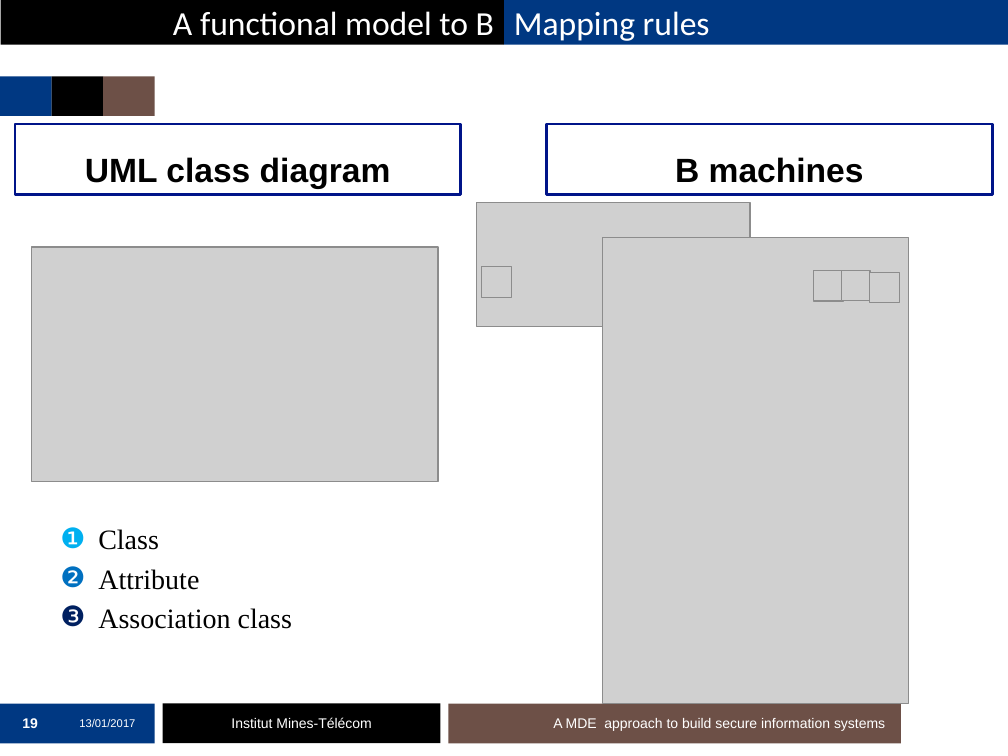
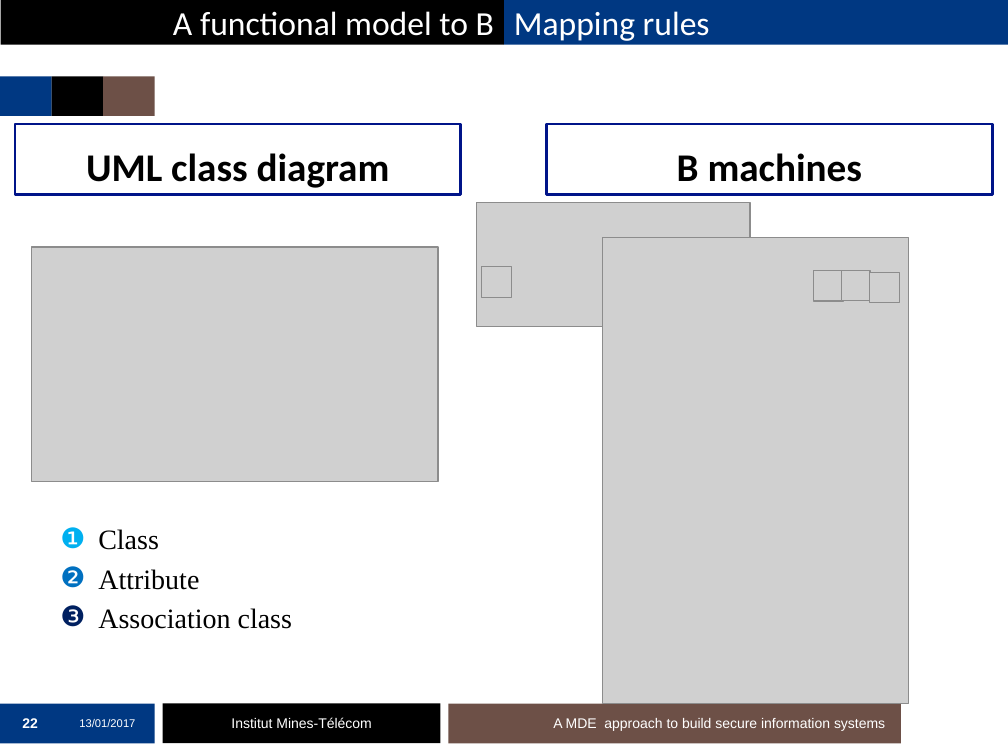
Before and after one commit to mai-ng/phdDefense, a slide deck: slide 22 of slides/presentation-defense.pptx (slide 19 before the commit). Drawn at 1008x756 pixels with LibreOffice and Linux fonts; fonts in the diff are those of the drawing; grey boxes stand for pictures; background and template pictures are left out. Boxes give left, top, right and bottom in pixels: in the first picture for what was removed or moved away, otherwise in the second. Text is boxed around its words. In the diff, an @@ line names an element or a change of style, - is before the commit and + after.

```diff
--- a/slides/presentation-defense.pptx
+++ b/slides/presentation-defense.pptx
@@ rectangle "UML class diagram" at (15,124,461,195): size 24 to 28 pt, font Arial to Calibri @@
@@ rectangle "B machines" at (546,124,992,195): size 24 to 28 pt, font Arial to Calibri @@
@@ page number at (22,718,38,728): text changed @@
-19
+22
```
Also in this commit, not shown: 26 other slides changed, 3 slides added.
